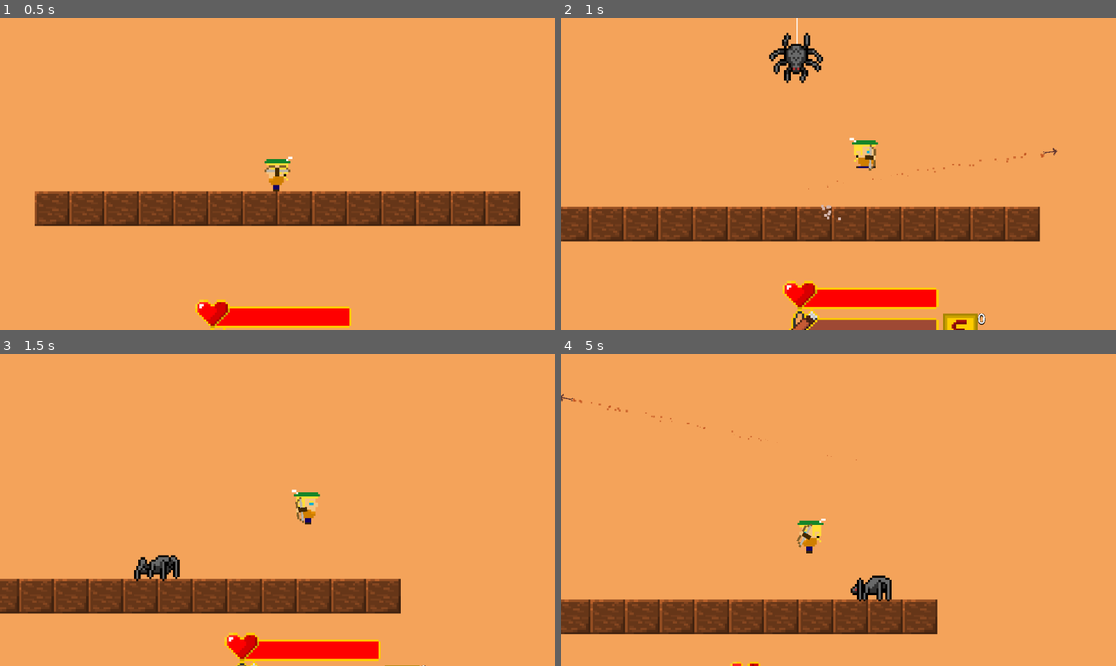
Above: before the commit, frames 1-4 (two rows, left to right).
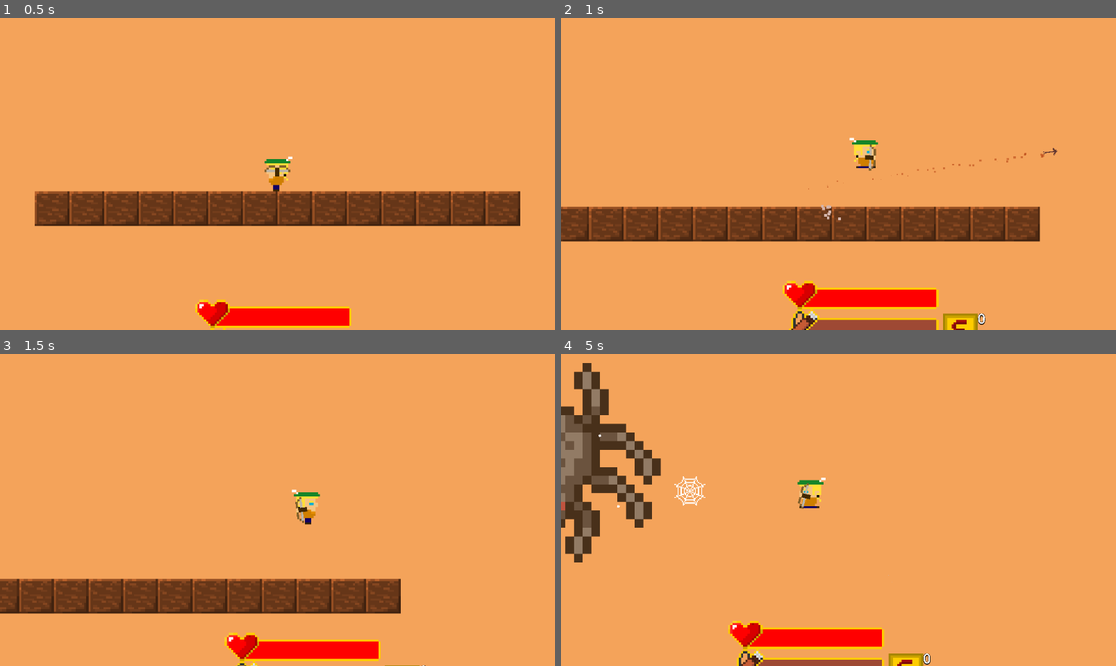
Above: after the commit, the same moments.

Repository: Dan-Yaacobi/TheBowman
Game: Godot game, scene res://Level/Testing/TestingArea.tscn
Same seed, same stepped clock (60 frames per second), same inputs: the game is played once before the commit and once after it. This scene is started directly instead of the project's main scene. Sound files missing from this copy of the repository are replaced by a short silence.
Inputs (mouse positions are in pixels of both pictures, inside the frame that each line leads up to):
- Up to frame 1 (0.5 s): no input
- Up to frame 2 (1 s): move the mouse to (960, 158) at 0.52 s; press the mouse at (960, 158) at 0.53 s; hold D (Right) from 0.53 s (still down); tap Space (Jump) at 0.77 s; tap T (test) at 0.8 s
- Up to frame 3 (1.5 s): keep holding D (Right); move the mouse to (166, 525) at 1.27 s; release the mouse at (166, 525) at 1.28 s; tap T (test) at 1.35 s
- Up to frame 4 (5 s): tap Space (Jump) at 1.52, 3.02, 3.77, 4.52 s; click (727, 525) at 1.55 s; move the mouse to (894, 441) at 2.02 s; release D (Right) at 2.03 s; press the mouse at (894, 441) at 2.03 s; hold A (Left) 2.03-2.78 s; tap T (test) at 2.3 s; move the mouse to (810, 572) at 2.77 s; release the mouse at (810, 572) at 2.78 s; hold D (Right) 2.78-4.28 s; right-click (810, 572) at 2.85 s; click (810, 572) at 3.05 s; move the mouse to (1005, 556) at 3.52 s; hold T (test) 3.53-4.28 s; move the mouse to (672, 463) at 4.27 s; hold A (Left) from 4.28 s (still down); click (672, 463) at 4.35 s

Frame 1 is identical in both runs. In frame 2, 0.8% of the frame differs, in the area x 37-48%, y 0-21%; in frame 3, 0.5%; in frame 4, 17%, in the area x 0-68%, y 2-100%.

Commit message:
Update
Added Spider boss (spawns at wave 35)

Diff:
--- a/00 Globals/enemies.gd
+++ b/00 Globals/enemies.gd
@@ -5,10 +5,14 @@
 @export var boss_enemies: Array[EnemySpawnData]
 @export var rare_enemies: Array[EnemySpawnData]
 @export var spiders: Array[EnemySpawnData]
-
 @export var spawn_time: float
 
+const SPIDER_BOSS = preload("res://Enemies/Spider/SpiderBoss/SpiderBoss.tscn")
+
 func get_enemy(current_wave : int) -> PackedScene:
+
+	if current_wave == 35:
+		return SPIDER_BOSS
 
 	if current_wave <= 30:
 		if current_wave % 5 == 0:
--- /dev/null
+++ b/Enemies/Spider/SpiderBoss/SpiderBoss.tscn
@@ -0,0 +1,153 @@
+[gd_scene load_steps=16 format=3 uid="uid://bhaxev16o5grd"]
+
+[ext_resource type="Script" path="res://Enemies/Spider/SpiderBoss/spider_boss.gd" id="1_38w7o"]
+[ext_resource type="Script" path="res://Enemies/EnemyData/enemy_ability.gd" id="2_nd0g2"]
+[ext_resource type="Script" path="res://Enemies/EnemyData/enemy_effect.gd" id="3_70c0k"]
+[ext_resource type="Script" path="res://Enemies/EnemyData/enemy_data.gd" id="4_r1ia3"]
+[ext_resource type="Texture2D" uid="uid://dnqqaaj0yfhfy" path="res://Enemies/Spider/Sprites/SpiderDrop.png" id="5_1u6kn"]
+[ext_resource type="Script" path="res://Enemies/Scripts/enemy_state_machine.gd" id="6_ewgjo"]
+[ext_resource type="Script" path="res://Enemies/Spider/SpiderBoss/slide_state.gd" id="7_40q0m"]
+[ext_resource type="Script" path="res://Enemies/Spider/SpiderBoss/fight_state.gd" id="8_s7lyh"]
+[ext_resource type="Script" path="res://Enemies/Spider/SpiderBoss/retreat_state.gd" id="9_6m8jb"]
+
+[sub_resource type="Resource" id="Resource_56yp3"]
+script = ExtResource("4_r1ia3")
+hp = 500
+move_speed = 0
+knockback = 0
+skin = ExtResource("5_1u6kn")
+coins_dropped = 0
+sharp_movement = false
+touch_damage = 0
+death_ability = Array[ExtResource("2_nd0g2")]([])
+initial_ability = Array[ExtResource("2_nd0g2")]([])
+special_ability = Array[ExtResource("2_nd0g2")]([])
+debuffs = Array[ExtResource("3_70c0k")]([])
+boss = true
+teleport_chance = 0
+shooter = false
+shooter_chance = 0
+shoot_speed = 0.0
+
+[sub_resource type="Animation" id="Animation_fcp8v"]
+length = 0.001
+tracks/0/type = "value"
+tracks/0/imported = false
+tracks/0/enabled = true
+tracks/0/path = NodePath(".:frame")
+tracks/0/interp = 1
+tracks/0/loop_wrap = true
+tracks/0/keys = {
+"times": PackedFloat32Array(0),
+"transitions": PackedFloat32Array(1),
+"update": 1,
+"values": [0]
+}
+tracks/1/type = "value"
+tracks/1/imported = false
+tracks/1/enabled = true
+tracks/1/path = NodePath(".:modulate")
+tracks/1/interp = 1
+tracks/1/loop_wrap = true
+tracks/1/keys = {
+"times": PackedFloat32Array(0),
+"transitions": PackedFloat32Array(1),
+"update": 0,
+"values": [Color(1, 1, 1, 1)]
+}
+
+[sub_resource type="Animation" id="Animation_bmc0m"]
+resource_name = "Damaged"
+length = 0.8
+tracks/0/type = "value"
+tracks/0/imported = false
+tracks/0/enabled = true
+tracks/0/path = NodePath(".:frame")
+tracks/0/interp = 1
+tracks/0/loop_wrap = true
+tracks/0/keys = {
+"times": PackedFloat32Array(0, 0.366667, 0.8),
+"transitions": PackedFloat32Array(1, 1, 1),
+"update": 1,
+"values": [0, 1, 2]
+}
+tracks/1/type = "value"
+tracks/1/imported = false
+tracks/1/enabled = true
+tracks/1/path = NodePath(".:modulate")
+tracks/1/interp = 1
+tracks/1/loop_wrap = true
+tracks/1/keys = {
+"times": PackedFloat32Array(0, 0.133333, 0.266667, 0.4, 0.533333, 0.666667, 0.8),
+"transitions": PackedFloat32Array(1, 1, 1, 1, 1, 1, 1),
+"update": 0,
+"values": [Color(1, 1, 1, 0.254902), Color(1, 1, 1, 0.705882), Color(1, 1, 1, 0.392157), Color(1, 1, 1, 0.745098), Color(1, 1, 1, 0.470588), Color(1, 1, 1, 0.784314), Color(1, 1, 1, 1)]
+}
+
+[sub_resource type="Animation" id="Animation_fao08"]
+resource_name = "Move"
+length = 0.8
+loop_mode = 2
+tracks/0/type = "value"
+tracks/0/imported = false
+tracks/0/enabled = true
+tracks/0/path = NodePath(".:frame")
+tracks/0/interp = 1
+tracks/0/loop_wrap = true
+tracks/0/keys = {
+"times": PackedFloat32Array(0, 0.366667, 0.8),
+"transitions": PackedFloat32Array(1, 1, 1),
+"update": 1,
+"values": [0, 1, 2]
+}
+
+[sub_resource type="AnimationLibrary" id="AnimationLibrary_12v6q"]
+_data = {
+"Damaged": SubResource("Animation_bmc0m"),
+"Move": SubResource("Animation_fao08"),
+"RESET": SubResource("Animation_fcp8v")
+}
+
+[sub_resource type="CircleShape2D" id="CircleShape2D_p7gnl"]
+
+[node name="SpiderBoss" type="CharacterBody2D"]
+collision_layer = 4
+script = ExtResource("1_38w7o")
+stats = SubResource("Resource_56yp3")
+
+[node name="Sprite2D" type="Sprite2D" parent="."]
+texture = ExtResource("5_1u6kn")
+hframes = 3
+
+[node name="AnimationPlayer" type="AnimationPlayer" parent="Sprite2D"]
+libraries = {
+"": SubResource("AnimationLibrary_12v6q")
+}
+
+[node name="CollisionShape2D" type="CollisionShape2D" parent="."]
+
+[node name="WebShootTimer" type="Timer" parent="."]
+wait_time = 3.0
+
+[node name="SpiderSummonTimer" type="Timer" parent="."]
+wait_time = 3.0
+
+[node name="SpiderStateMachine" type="Node2D" parent="."]
+script = ExtResource("6_ewgjo")
+
+[node name="SlideState" type="Node2D" parent="SpiderStateMachine"]
+script = ExtResource("7_40q0m")
+
+[node name="RetreatState" type="Node2D" parent="SpiderStateMachine"]
+script = ExtResource("9_6m8jb")
+
+[node name="FightState" type="Node2D" parent="SpiderStateMachine"]
+script = ExtResource("8_s7lyh")
+
+[node name="HitBox" type="Area2D" parent="."]
+collision_layer = 4
+collision_mask = 2
+
+[node name="CollisionShape2D" type="CollisionShape2D" parent="HitBox"]
+shape = SubResource("CircleShape2D_p7gnl")
+debug_color = Color(0.975968, 0.0647559, 0.360487, 0.42)
--- /dev/null
+++ b/Enemies/Spider/SpiderBoss/SpiderWebProjectile.tscn
@@ -0,0 +1,19 @@
+[gd_scene load_steps=4 format=3 uid="uid://c51cdv7adfwg4"]
+
+[ext_resource type="Texture2D" uid="uid://thwjuku6pbie" path="res://Enemies/Spider/Sprites/SpiderWeb.png" id="1_c4fcp"]
+[ext_resource type="Script" path="res://Enemies/Spider/SpiderBoss/spider_web_attack.gd" id="1_l3n40"]
+
+[sub_resource type="CircleShape2D" id="CircleShape2D_mhdw3"]
+radius = 6.08276
+
+[node name="SpiderWebProjectile" type="Area2D"]
+script = ExtResource("1_l3n40")
+
+[node name="Sprite2D" type="Sprite2D" parent="."]
+scale = Vector2(0.5, 0.5)
+texture = ExtResource("1_c4fcp")
+
+[node name="CollisionShape2D" type="CollisionShape2D" parent="."]
+shape = SubResource("CircleShape2D_mhdw3")
+
+[node name="VisibleOnScreenNotifier2D" type="VisibleOnScreenNotifier2D" parent="."]
--- /dev/null
+++ b/Enemies/Spider/SpiderBoss/WebSlowEffect.tscn
@@ -0,0 +1,54 @@
+[gd_scene load_steps=6 format=3 uid="uid://bmtl86stch1ww"]
+
+[ext_resource type="Texture2D" uid="uid://thwjuku6pbie" path="res://Enemies/Spider/Sprites/SpiderWeb.png" id="1_7jd14"]
+[ext_resource type="Script" path="res://Enemies/Spider/SpiderBoss/web_slow_effect.gd" id="2_v2fkt"]
+
+[sub_resource type="Animation" id="Animation_whlyo"]
+resource_name = "effect"
+length = 0.7
+loop_mode = 2
+tracks/0/type = "value"
+tracks/0/imported = false
+tracks/0/enabled = true
+tracks/0/path = NodePath(".:modulate")
+tracks/0/interp = 1
+tracks/0/loop_wrap = true
+tracks/0/keys = {
+"times": PackedFloat32Array(0, 0.7),
+"transitions": PackedFloat32Array(1, 1),
+"update": 0,
+"values": [Color(1, 1, 1, 0.898039), Color(1, 1, 1, 0.317647)]
+}
+
+[sub_resource type="Animation" id="Animation_1hosn"]
+length = 0.001
+tracks/0/type = "value"
+tracks/0/imported = false
+tracks/0/enabled = true
+tracks/0/path = NodePath(".:modulate")
+tracks/0/interp = 1
+tracks/0/loop_wrap = true
+tracks/0/keys = {
+"times": PackedFloat32Array(0),
+"transitions": PackedFloat32Array(1),
+"update": 0,
+"values": [Color(1, 1, 1, 0.517647)]
+}
+
+[sub_resource type="AnimationLibrary" id="AnimationLibrary_167ly"]
+_data = {
+"RESET": SubResource("Animation_1hosn"),
+"effect": SubResource("Animation_whlyo")
+}
+
+[node name="WebSlowEffect" type="Sprite2D"]
+modulate = Color(1, 1, 1, 0.517647)
+z_index = 1
+scale = Vector2(0.4, 0.4)
+texture = ExtResource("1_7jd14")
+script = ExtResource("2_v2fkt")
+
+[node name="AnimationPlayer" type="AnimationPlayer" parent="."]
+libraries = {
+"": SubResource("AnimationLibrary_167ly")
+}
--- /dev/null
+++ b/Enemies/Spider/SpiderBoss/fight_state.gd
@@ -0,0 +1,44 @@
+class_name SpiderBossFightState extends EnemyState
+
+@onready var retreat_state: SpiderBossRetreatState = $"../RetreatState"
+@onready var spider_summon_timer: Timer = $"../../SpiderSummonTimer"
+@onready var web_shoot_timer: Timer = $"../../WebShootTimer"
+
+#what happens when we initialize this state
+func init() -> void:
+	spider_summon_timer.timeout.connect(enemy.summon_spider)
+	web_shoot_timer.timeout.connect(enemy.shoot_web)
+	pass
+
+#what happens when the player enters this state
+func Enter() -> void:
+	enemy.hit_box.monitoring = true
+	enemy.velocity = Vector2.ZERO
+	set_initial_timer()
+	pass
+
+#what happens when the player exits this state
+func Exit() -> void:
+	pass
+
+#what happens during process update in this state
+func Process(_delta: float) -> EnemyState:
+	if enemy.enraged:
+		enemy.sprite.modulate.s = 50
+	if spider_summon_timer.is_stopped():
+		spider_summon_timer.start()
+	if web_shoot_timer.is_stopped():
+		web_shoot_timer.start()
+
+	if enemy.stats.hp <= enemy.max_hp/2 and not enemy.enraged:
+		enemy.enraged = true
+		return retreat_state
+	return null
+#what happens during _physics_process update in this state
+func Physics(_delta: float) -> EnemyState:
+	return null
+
+func set_initial_timer() -> void:
+	spider_summon_timer.wait_time = 1
+	web_shoot_timer.wait_time = 1
+	pass
--- /dev/null
+++ b/Enemies/Spider/SpiderBoss/retreat_state.gd
@@ -0,0 +1,32 @@
+class_name SpiderBossRetreatState extends EnemyState
+
+@onready var spider_summon_timer: Timer = $"../../SpiderSummonTimer"
+@onready var web_shoot_timer: Timer = $"../../WebShootTimer"
+@onready var slide_state: SpiderBossSlideState = $"../SlideState"
+
+var retreat_hight: int = - 350
+#what happens when we initialize this state
+func init() -> void:
+	pass
+
+#what happens when the player enters this state
+func Enter() -> void:
+	enemy.hit_box.monitoring = false
+	spider_summon_timer.stop()
+	web_shoot_timer.stop()
+	enemy.velocity = Vector2.ZERO
+
+#what happens when the player exits this state
+func Exit() -> void:
+	pass
+
+#what happens during process update in this state
+func Process(_delta: float) -> EnemyState:
+	return null
+
+#what happens during _physics_process update in this state
+func Physics(_delta: float) -> EnemyState:
+	enemy.velocity.y += -100*_delta
+	if enemy.global_position.y < retreat_hight:
+		return slide_state
+	return null
--- /dev/null
+++ b/Enemies/Spider/SpiderBoss/slide_state.gd
@@ -0,0 +1,45 @@
+class_name SpiderBossSlideState extends EnemyState
+
+const SPIDER_WEB = preload("res://Enemies/Spider/SpiderWeb.tscn")
+
+@onready var fight_state: SpiderBossFightState = $"../FightState"
+@onready var spider_summon_timer: Timer = $"../../SpiderSummonTimer"
+@onready var web_shoot_timer: Timer = $"../../WebShootTimer"
+
+var stop_height: int = -100
+var web: SpiderWeb
+#what happens when we initialize this state
+func init() -> void:
+	pass
+
+#what happens when the player enters this state
+func Enter() -> void:
+	enemy.hit_box.monitoring = false
+	if enemy.enraged:
+		enemy.global_position.x = [-50,50].pick_random()
+		enemy.scale *= 1.5
+		enemy.sprite.modulate.s = 50
+
+	spider_summon_timer.stop()
+	web_shoot_timer.stop()
+
+	web = SPIDER_WEB.instantiate()
+	web.set_line(enemy.initial_pos,enemy.global_position)
+	get_parent().get_parent().add_child(web)
+	enemy.velocity.y = 75
+
+#what happens when the player exits this state
+func Exit() -> void:
+	pass
+
+#what happens during process update in this state
+func Process(_delta: float) -> EnemyState:
+	web.set_line(enemy.initial_pos,enemy.global_position)
+	if enemy.global_position.y > stop_height:
+		return fight_state
+	return null
+
+#what happens during _physics_process update in this state
+func Physics(_delta: float) -> EnemyState:
+
+	return null
--- /dev/null
+++ b/Enemies/Spider/SpiderBoss/spider_boss.gd
@@ -0,0 +1,50 @@
+class_name SpiderBoss extends Enemy
+
+@onready var sprite: Sprite2D = $Sprite2D
+@onready var spider_state_machine: EnemyStateMachine = $SpiderStateMachine
+@onready var animation: AnimationPlayer = $Sprite2D/AnimationPlayer
+@onready var spider_summon_timer: Timer = $SpiderSummonTimer
+@onready var web_shoot_timer: Timer = $WebShootTimer
+@onready var hit_box: Area2D = $HitBox
+
+const SPIDER_WEB_PROJECTILE = preload("res://Enemies/Spider/SpiderBoss/SpiderWebProjectile.tscn")
+
+var initial_pos: Vector2 = Vector2(0,-350)
+var enraged: bool
+var max_hp: int
+
+func _ready() -> void:
+	no_push_back = true
+	hit_box.area_entered.connect(hit)
+	enraged = false
+	max_hp = stats.hp
+	animation_player = animation
+	spider_state_machine.Initialize(self)
+	global_position = initial_pos
+	scale *= 4
+	#drops a little then stops
+	#once stopped, shoots a web at the player every X seconds
+	#also summons a spider every X seconds
+	#at 50% hp it crawls back up, crawls down at a different position,
+	#becomes larger, slightly red and timers are faster
+func _physics_process(delta: float) -> void:
+	move_and_slide()
+
+func summon_spider() -> void:
+	var pg = get_parent()
+	if pg is PlayGround:
+		pg.summon_spider()
+		spider_summon_timer.wait_time = randf_range(3.0,5.0)
+		if enraged:
+			spider_summon_timer.wait_time /= 2
+
+func shoot_web() -> void:
+	var web_projectile: SpiderWebProjectile = SPIDER_WEB_PROJECTILE.instantiate()
+	web_projectile.direction = calculate_direction_to_player()
+	web_projectile.global_position = global_position
+	get_parent().add_child(web_projectile)
+	web_shoot_timer.wait_time = randf_range(1.5,3.0)
+	if enraged:
+		web_shoot_timer.wait_time /= 2
+
+	pass
--- /dev/null
+++ b/Enemies/Spider/SpiderBoss/spider_web_attack.gd
@@ -0,0 +1,22 @@
+class_name SpiderWebProjectile extends Area2D
+const WEB_SLOW_EFFECT = preload("res://Enemies/Spider/SpiderBoss/WebSlowEffect.tscn")
+
+@export var move_speed: int = 100
+
+@onready var visible_on_screen_notifier_2d: VisibleOnScreenNotifier2D = $VisibleOnScreenNotifier2D
+
+var direction: Vector2 = Vector2.ZERO
+
+func _ready() -> void:
+	body_entered.connect(hit)
+	visible_on_screen_notifier_2d.screen_exited.connect(queue_free)
+
+func _physics_process(delta: float) -> void:
+	global_position += direction * move_speed * delta
+	pass
+
+func hit(b) -> void:
+	if b is Player:
+		b.slow_player(2,WEB_SLOW_EFFECT.instantiate())
+		queue_free()
+	pass
--- /dev/null
+++ b/Enemies/Spider/SpiderBoss/web_slow_effect.gd
@@ -0,0 +1,5 @@
+extends Sprite2D
+@onready var animation_player: AnimationPlayer = $AnimationPlayer
+
+func _ready() -> void:
+	animation_player.play("effect")
--- a/Enemies/Spider/spider_dropping_state.gd
+++ b/Enemies/Spider/spider_dropping_state.gd
@@ -26,8 +26,8 @@
 	enemy.motion_mode = CharacterBody2D.MOTION_MODE_FLOATING
 	walking = false
 	ground_detector.body_shape_entered.connect(start_walking)
+
 	web = SPIDER_WEB.instantiate()
-
 	web.set_line(Vector2(enemy.initial_x,initial_y),enemy.global_position)
 	get_parent().get_parent().add_child(web)
 	enemy.update_animation("Move")
--- a/Enemies/Spider/spider_web.gd
+++ b/Enemies/Spider/spider_web.gd
@@ -2,8 +2,11 @@
 
 func _ready() -> void:
 	width = 0.5
-	#closed = true
 
-func set_line(start_pos: Vector2, spider_pos: Vector2) -> void:
-	set_point_position(0,Vector2(start_pos.x,start_pos.y - 1000))
+#offset means where the web starts will be, so -1000 means it will start
+# 1000 pixel above the spider - the purpose is to make it seem like the line begins
+# somewhere we cant see.
+
+func set_line(start_pos: Vector2, spider_pos: Vector2,offset = 1000) -> void:
+	set_point_position(0,Vector2(start_pos.x,start_pos.y - offset))
 	points.append(spider_pos)
--- a/Level/PlayGround/PlayGround.tscn
+++ b/Level/PlayGround/PlayGround.tscn
@@ -156,7 +156,7 @@
 
 [sub_resource type="Resource" id="Resource_bnwpa"]
 script = ExtResource("7_wvqgp")
-current_wave = 1
+current_wave = 35
 targets_spawn = Array[int]([0, 0, 0])
 bird_spawn = Array[int]([0, 0])
 spider_spawn = Array[int]([])
--- a/Level/Testing/testing_area.gd
+++ b/Level/Testing/testing_area.gd
@@ -1,12 +1,12 @@
 extends Node2D
-
+const SPIDER_BOSS = preload("res://Enemies/Spider/SpiderBoss/SpiderBoss.tscn")
 @onready var player: Player = $Player
 const EVIL_BIRD = preload("res://Enemies/EvilBird/EvilBird.tscn")
 const SPIDER = preload("res://Enemies/Spider/Spider.tscn")
 func _ready() -> void:
 
-	var enemy: Enemy = SPIDER.instantiate()
+	var enemy: Enemy = SPIDER_BOSS.instantiate()
 	enemy.get_player(player)
-	enemy.global_position = Vector2(player.global_position.x,-120)
+	#enemy.global_position = Vector2(player.global_position.x,-120)
 
 	add_child(enemy)
--- a/Level/playground.gd
+++ b/Level/playground.gd
@@ -52,10 +52,13 @@
 			summon_enemy()
 
 func init_enemy(_position: Vector2, scene: PackedScene, _player: Player) -> Enemy:
-	var new_enemy: Enemy = scene.instantiate()
-	new_enemy.get_player(_player)
-	new_enemy.global_position = _position
-	return new_enemy
+	if scene != null:
+		var new_enemy: Enemy = scene.instantiate()
+		new_enemy.get_player(_player)
+		new_enemy.global_position = _position
+		return new_enemy
+	else:
+		return null
 
 func summon_enemy() -> void:
 	if player != null and not stop_waves:
@@ -77,19 +80,27 @@
 
 		var enemy_position: Vector2 = player.global_position + Vector2(randi_range(-100,100),randi_range(-80,-100))
 		var demo_enemy: Enemy = init_enemy(enemy_position,enemies.get_enemy(wave_data.current_wave),player)
-		if demo_enemy is Spider:
-			demo_enemy.global_position.x = player.global_position.x
-		if wave_data.current_wave % 10 == 0:
-			wave_data.spawn_time = 0.1
-			if summon_count == 1:
-				demo_enemy.stats.shooter = true
-			else:
-				demo_enemy.disable_drops()
-		add_child(demo_enemy)
-
-		summoned_enemies.append(demo_enemy)
-		demo_enemy.died.connect(killed_enemy)
-		summon_count += 1
+		if demo_enemy != null:
+			if demo_enemy is Spider:
+				demo_enemy.global_position.x = player.global_position.x
+
+			if wave_data.current_wave % 10 == 0:
+				wave_data.spawn_time = 0.1
+				if summon_count == 1:
+					demo_enemy.stats.shooter = true
+				else:
+					demo_enemy.disable_drops()
+			add_child(demo_enemy)
+
+			summoned_enemies.append(demo_enemy)
+			demo_enemy.died.connect(killed_enemy)
+			summon_count += 1
+
+func summon_spider() -> void:
+	var spider_enemy: Enemy = init_enemy(Vector2.ZERO,enemies.spiders[0].enemy,player)
+	spider_enemy.global_position.x = player.global_position.x
+	spider_enemy.global_position.y = -100
+	add_child(spider_enemy)
 
 func killed_enemy(_enemy) -> void:
 	_enemy.died.disconnect(killed_enemy)
--- a/Player/Player.tscn
+++ b/Player/Player.tscn
@@ -28,13 +28,14 @@
 [ext_resource type="Script" path="res://Player/buff_tooltip_control.gd" id="26_8kdbo"]
 [ext_resource type="Script" path="res://Player/flow_container.gd" id="26_qrkkr"]
 [ext_resource type="PackedScene" uid="uid://duv405amm7ir" path="res://Player/BuffDisplay/Buff.tscn" id="27_cjoqp"]
+[ext_resource type="Script" path="res://Player/slow.gd" id="29_b4moh"]
 
 [sub_resource type="Resource" id="Resource_sedti"]
 script = ExtResource("2_2aet8")
 hp = 5
 max_hp = 5
 move_speed = 75
-max_jumps = 2
+max_jumps = 10
 jump_height = 90
 knockback_resistance = 3
 menu_speed = 150
@@ -340,3 +341,11 @@
 
 [node name="BuffTooltipControl" type="Node2D" parent="."]
 script = ExtResource("26_8kdbo")
+
+[node name="Debuffs" type="Node2D" parent="."]
+
+[node name="Slow" type="Node2D" parent="Debuffs"]
+script = ExtResource("29_b4moh")
+
+[node name="Timer" type="Timer" parent="Debuffs/Slow"]
+wait_time = 1.5
--- a/Player/player.gd
+++ b/Player/player.gd
@@ -34,6 +34,7 @@
 @onready var health_bar: HealthBar = $HealthBar
 
 @onready var total_buffs: TotalBuffs = $TotalBuffs
+@onready var slow: Slow = $Debuffs/Slow
 
 @export var gravity: int
 @export var stats: PlayerStats
@@ -132,7 +133,10 @@
 		direction = 0
 
 func _unhandled_input(event: InputEvent) -> void:
+
 	if stats.hp > 0:
+		if event.is_action_pressed("test"):
+			pass
 
 		if event.is_action_pressed("Menu"):
 			back_to_menu.emit("Menu")
@@ -368,3 +372,6 @@
 
 func round_to_dec(num, digit):
 	return round(num * pow(10.0, digit)) / pow(10.0, digit)
+
+func slow_player(slow_time: float,effect: Node2D) -> void:
+	slow.slow_player(slow_time,effect)
--- /dev/null
+++ b/Player/slow.gd
@@ -0,0 +1,31 @@
+class_name Slow extends Node2D
+
+@onready var player: Player = $"../.."
+@onready var timer: Timer = $Timer
+
+var intial_speed: int
+var debuff_effect: Node2D
+var player_slowed: bool = false
+func _ready() -> void:
+	timer.timeout.connect(slow_ended)
+
+func slow_player(slow_time: float, effect: Node2D) -> void:
+	if not player_slowed:
+		player_slowed = true
+		if effect != null:
+			debuff_effect = effect
+			player.add_child(debuff_effect)
+			debuff_effect.global_position = player.global_position
+		intial_speed = player.stats.move_speed
+		player.stats.move_speed /= 2
+
+	timer.wait_time = slow_time
+	if timer.is_stopped():
+		timer.start()
+
+func slow_ended() -> void:
+	player_slowed = false
+	debuff_effect.queue_free()
+	timer.stop()
+	player.stats.move_speed = intial_speed
+	pass
Binary file added: Enemies/Spider/Sprites/SpiderWeb.png
Not shown, added: Enemies/Spider/Sprites/SpiderWeb.png.import
Not shown: 1 places in Player/Player.tscn that only renumber resources
